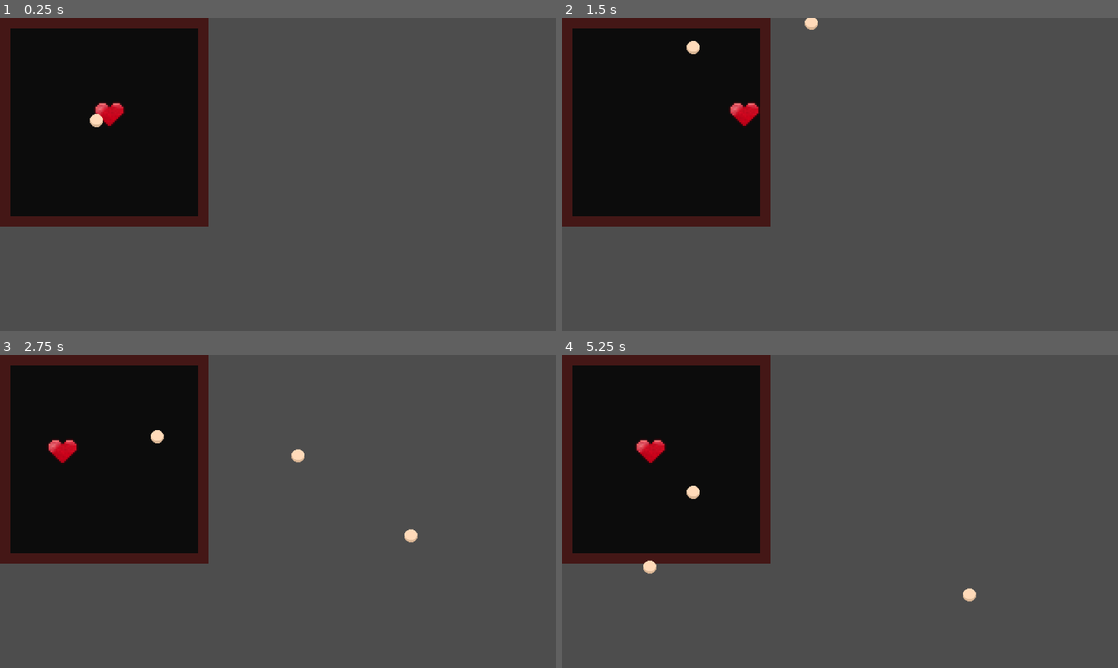
Above: before the commit, frames 1-4 (two rows, left to right).
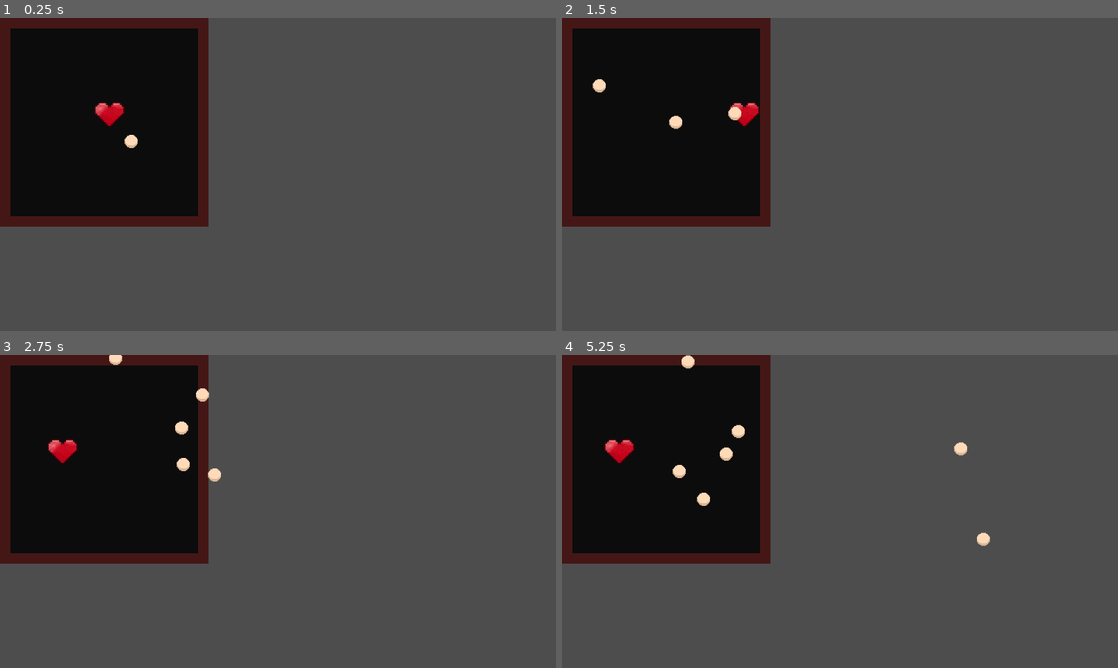
Above: after the commit, the same moments.

Repository: yanaexe/Global-Classroom-Project
Game: Godot game, scene res://scenes/dodge_minigame.tscn
The game is run twice, just before and just after one commit, with the same random seed, the same clock (stepped at 60 frames per second) and the same inputs. This scene is started directly instead of the project's main scene.
Inputs (mouse positions are in pixels of both pictures, inside the frame that each line leads up to):
- Up to frame 1 (0.25 s): no input
- Up to frame 2 (1.5 s): move the mouse to (962, 158) at 0.52 s; hold D (dodgeMG_right) from 0.53 s (still down); tap Shift (dash) at 0.6 s; click (962, 158) at 0.67 s; tap Space (jump) at 0.77 s; move the mouse to (728, 190) at 1.27 s; tap E (fire) at 1.35 s
- Up to frame 3 (2.75 s): tap Space (jump) at 1.52 s; move the mouse to (333, 442) at 2.02 s; release D (dodgeMG_right) at 2.03 s; hold A (dodgeMG_left) from 2.03 s (still down); tap Shift (dash) at 2.1 s
- Up to frame 4 (5.25 s): move the mouse to (812, 574) at 2.77 s; release A (dodgeMG_left) at 2.78 s; hold D (dodgeMG_right) 2.78-4.28 s; tap E (fire) at 2.85, 4.35 s; click (812, 574) at 2.92 s; tap Space (jump) at 3.02, 3.77, 4.52 s; move the mouse to (1006, 558) at 3.52 s; tap Shift (dash) at 3.6, 5.1 s; move the mouse to (673, 464) at 4.27 s; hold A (dodgeMG_left) 4.28-5.03 s; move the mouse to (867, 511) at 5.02 s; hold D (dodgeMG_right) from 5.03 s (still down); click (867, 511) at 5.17 s

The runs differ from the first frame. In frame 1, 0.2% of the frame differs, in the area x 16-25%, y 30-42%; in frame 2, 0.4%; in frame 3, 0.6%; in frame 4, 1.4%, in the area x 7-77%, y 0-79%.

Commit message:
Slowed Spawn Timer; Fixed Dodge Timer

Diff:
--- a/scenes/Boss.tscn
+++ b/scenes/Boss.tscn
@@ -1,6 +1,6 @@
 [gd_scene load_steps=4 format=3 uid="uid://cs7cwvcd5ujca"]
 
-[ext_resource type="Script" uid="uid://dbqdl34j7ptun" path="res://scenes/boss.gd" id="1_6ig5k"]
+[ext_resource type="Script" uid="uid://dbqdl34j7ptun" path="res://scripts/boss.gd" id="1_6ig5k"]
 [ext_resource type="Texture2D" uid="uid://5d3vfcr7lc1g" path="res://sprites/Boss.png" id="2_gw42l"]
 
 [sub_resource type="CircleShape2D" id="CircleShape2D_edv8j"]
--- a/scenes/dodge_bullet.tscn
+++ b/scenes/dodge_bullet.tscn
@@ -1,6 +1,6 @@
 [gd_scene load_steps=5 format=3 uid="uid://cvseumiaujjak"]
 
-[ext_resource type="Script" uid="uid://u741h25812hq" path="res://bullet.gd" id="1_6hw4a"]
+[ext_resource type="Script" uid="uid://u741h25812hq" path="res://scripts/bullet.gd" id="1_6hw4a"]
 [ext_resource type="Texture2D" uid="uid://dvgwrh63bdywo" path="res://sprites/Mediavel.png" id="2_ketuh"]
 
 [sub_resource type="AtlasTexture" id="AtlasTexture_lhl87"]
--- a/scenes/dodge_minigame.tscn
+++ b/scenes/dodge_minigame.tscn
@@ -1,9 +1,9 @@
 [gd_scene load_steps=7 format=3 uid="uid://cprw7i1q1eyiy"]
 
 [ext_resource type="Texture2D" uid="uid://dvgwrh63bdywo" path="res://sprites/Mediavel.png" id="1_bfiog"]
-[ext_resource type="Script" path="res://scripts/player_soul.gd" id="1_rsqg1"]
-[ext_resource type="Script" path="res://scenes/dodge_minigame.gd" id="1_upxc4"]
-[ext_resource type="Script" path="res://scenes/bullet_spawner.gd" id="4_tmvo2"]
+[ext_resource type="Script" uid="uid://pu1o1c0i8sn4" path="res://scripts/player_soul.gd" id="1_rsqg1"]
+[ext_resource type="Script" uid="uid://c2rjv8c6sqceo" path="res://scripts/dodge_minigame.gd" id="1_upxc4"]
+[ext_resource type="Script" uid="uid://cfdre1gkqsltw" path="res://scripts/bullet_spawner.gd" id="4_tmvo2"]
 
 [sub_resource type="AtlasTexture" id="AtlasTexture_rsqg1"]
 atlas = ExtResource("1_bfiog")
@@ -78,4 +78,4 @@
 one_shot = true
 autostart = true
 
-[connection signal="timeout" from="Timer" to="." method="_on_timer_timeout"]
+[connection signal="timeout" from="Timer" to="." method="_on_Timer_timeout"]
--- a/scenes/player_soul.gd
+++ /dev/null
@@ -1 +0,0 @@
-extends CharacterBody2D
--- a/bullet.gd
+++ b/scripts/bullet.gd
@@ -1,6 +1,6 @@
 extends Area2D
 
-@export var speed: float = 150
+@export var speed: float = 50
 @export var direction: Vector2 = Vector2.LEFT
 
 func _process(delta):
--- a/scenes/dodge_minigame.gd
+++ b/scripts/dodge_minigame.gd
@@ -3,7 +3,7 @@
 func _ready():
 	print("Dodge minigame started!")
 
-func _on_SurvivalTimer_timeout():
+func _on_Timer_timeout():
 	print("You survived!")
 
 	# Stop spawning bullets (if you made a spawner node)
@@ -11,9 +11,5 @@
 		$BulletSpawner.queue_free()
 
 	# Optional: freeze player, show message, etc.
-	get_node("PlayerSoul").set_physics_process(false)
-
-
-
-func _on_timer_timeout() -> void:
-	pass # Replace with function body.
+	var player = get_tree().get_nodes_in_group("player_soul")[0]
+	player.set_physics_process(false)
Not shown, changed: backgrounds/seethroughbackground.png.import
Not shown: 1 places in scenes/character_player.tscn that only renumber resources
Not shown, removed: scenes/player_soul.gd.uid
Binary file removed: scenes/seethroughbackground.png
Not shown, removed: scenes/seethroughbackground.png.import
Not shown: 1 places in scenes/stage_1.tscn that only renumber resources
Renamed: scenes/boss.gd -> scripts/boss.gd
Renamed: scenes/boss.gd.uid -> scripts/boss.gd.uid
Renamed: bullet.gd.uid -> scripts/bullet.gd.uid
Renamed: scenes/bullet_spawner.gd -> scripts/bullet_spawner.gd
Renamed: scenes/bullet_spawner.gd.uid -> scripts/bullet_spawner.gd.uid
Renamed: scenes/dodge_minigame.gd.uid -> scripts/dodge_minigame.gd.uid
